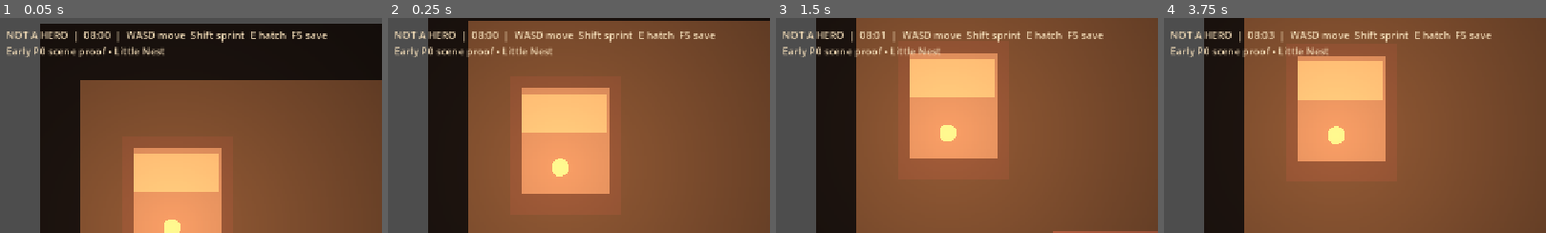
Above: before the commit, frames 1-4 (left to right).
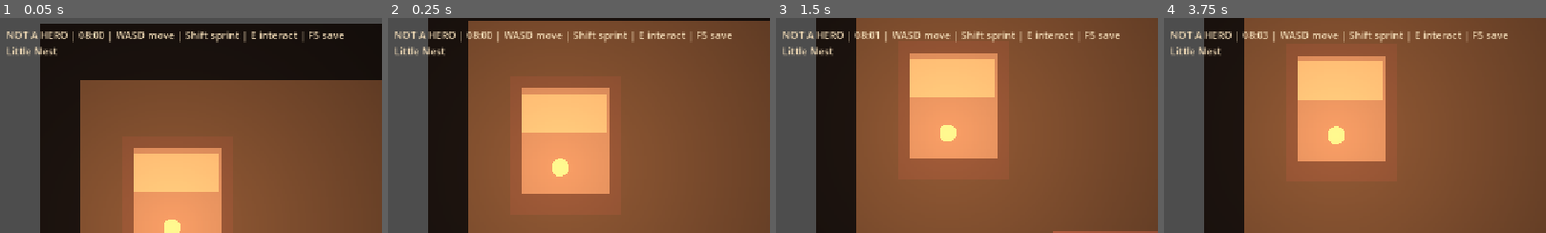
Above: after the commit, the same moments.

Repository: MohamedXIV/not-a-hero
Game: Godot game, scene res://scenes/main.tscn
Two runs of this game, one before a commit and one after it. Both use one fixed random seed, a clock stepped at 60 frames per second and the inputs below.
Inputs:
- Up to frame 1 (0.05 s): no input
- Up to frame 2 (0.25 s): no input
- Up to frame 3 (1.5 s): tap Enter at 0.5 s; hold D (move_right) 0.53-1.28 s; hold Shift (sprint) 0.53-1.28 s; tap E (interact) at 0.6 s; hold S (move_down) from 1.28 s (still down); tap Shift (sprint) at 1.35 s
- Up to frame 4 (3.75 s): tap E (interact) at 1.55, 2.1, 3.05, 3.6 s; release S (move_down) at 2.03 s; hold D (move_right) 2.03-2.78 s; hold Shift (sprint) 2.03-2.78 s; tap Space at 2.75 s; hold W (move_up) 2.78-3.53 s; tap Shift (sprint) at 2.85 s; hold A (move_left) from 3.53 s (still down); hold Shift (sprint) from 3.53 s (still down)
The pictures show only the part of the screen within x 1-51%, y 0-50%; the shares and areas given below are measured in that part.

The runs differ from the first frame. In frame 1, 2.6% of the frame differs, in the area x 2-90%, y 5-19%; in frame 2, 2.3%; in frame 3, 2.2%; in frame 4, 2.2%.

Commit message:
feat(godot): integrate persistent relay and level camera bounds

Diff:
--- a/godot/scripts/core/main.gd
+++ b/godot/scripts/core/main.gd
@@ -22,8 +22,8 @@
         GameSession.save_to_disk()
     var hour: int = int(GameSession.day_minutes / 60.0)
     var minute: int = int(GameSession.day_minutes) % 60
-    _hud.text = "NOT A HERO  |  %02d:%02d  |  WASD move  Shift sprint  E hatch  F5 save\n" % [hour, minute]
-    _hud.text += "Early P0 scene proof • " + ("Little Nest" if GameSession.current_level == "shelter" else "Continuous machine flats")
+    _hud.text = "NOT A HERO | %02d:%02d | WASD move | Shift sprint | E interact | F5 save\n" % [hour, minute]
+    _hud.text += "Little Nest" if GameSession.current_level == "shelter" else "Machine flats — relay: " + ("active" if GameSession.get_world_flag(&"world/ash_flats/relay_01") else "inactive")
 
 
 func _open_level(level_id: String) -> void:
